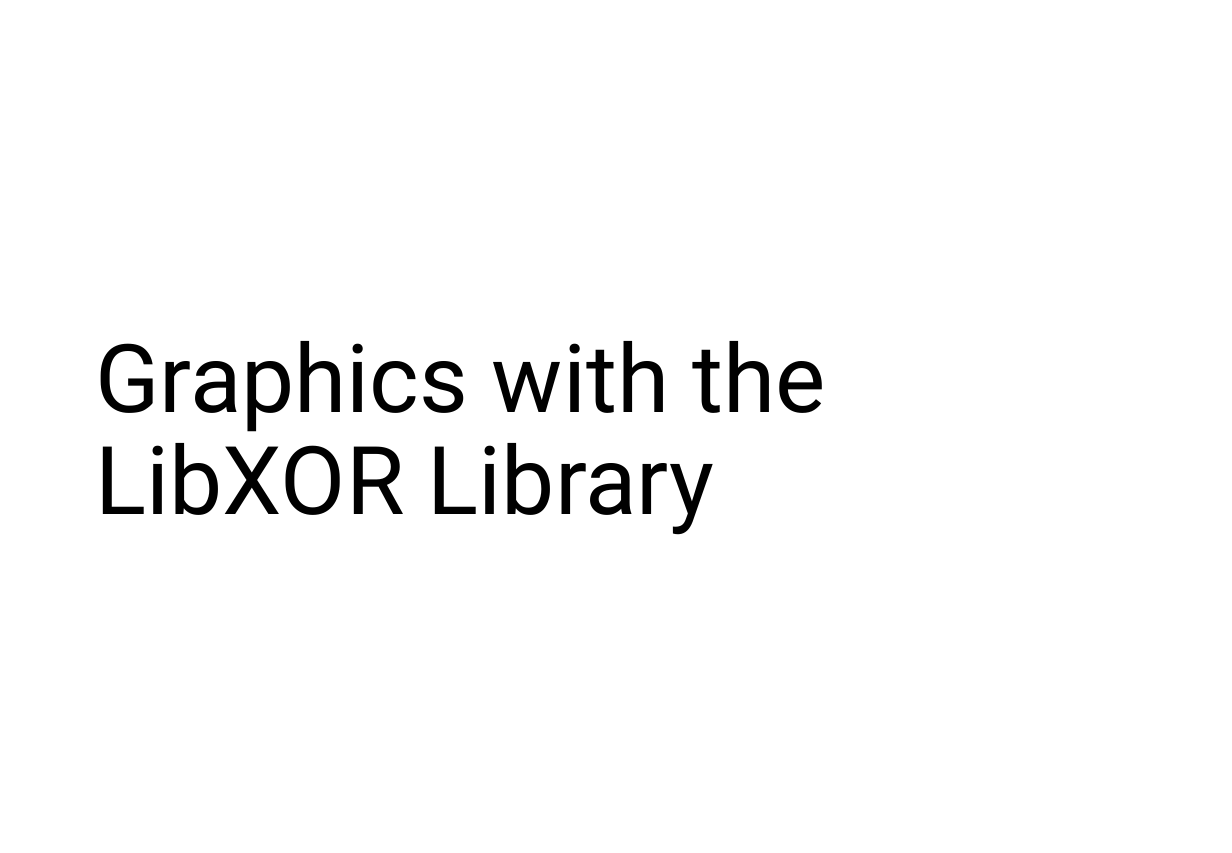
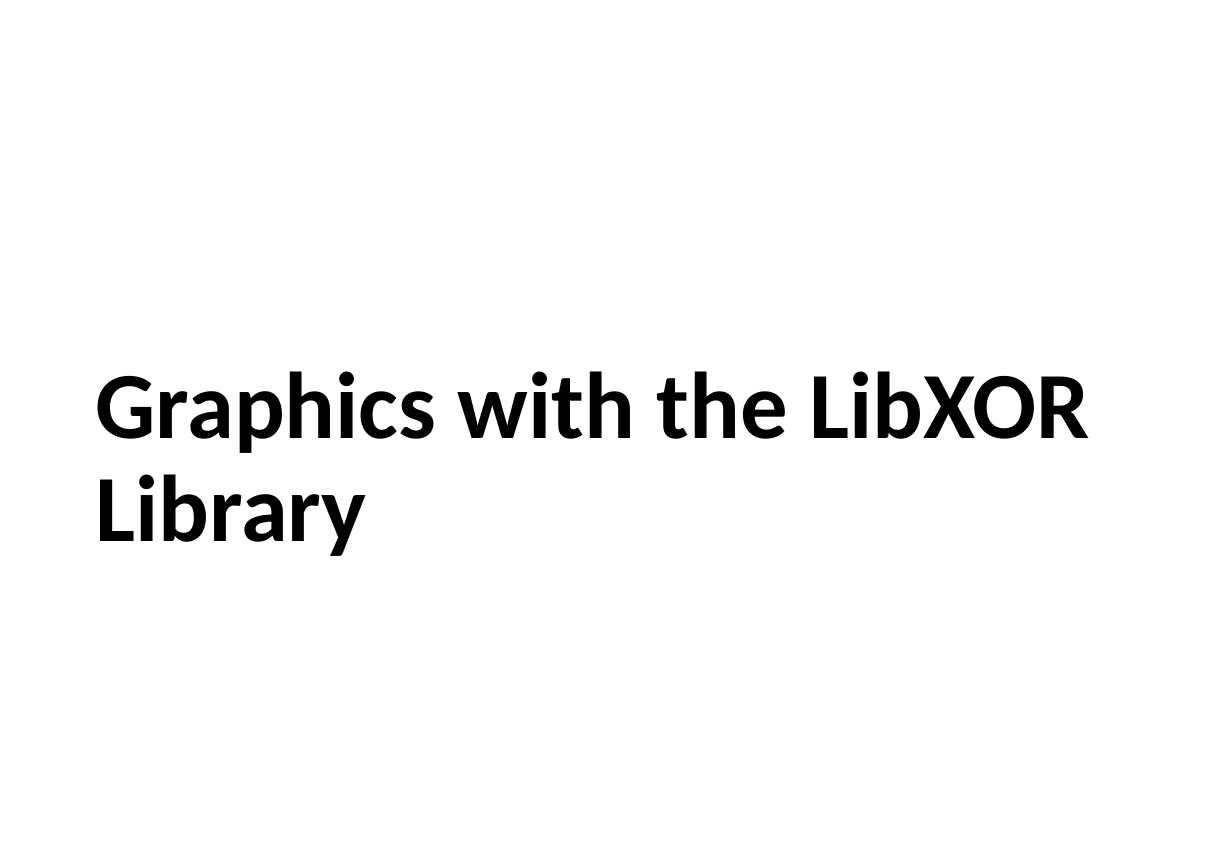
Before and after one commit to RahidZaman/cs481681-cgr, a slide deck: slide 17 of slides/class02-graphics-libxor.pptx. Drawn at 1232x853 pixels with LibreOffice and Linux fonts; fonts in the diff are those of the drawing; background and template pictures are left out. Boxes give left, top, right and bottom in pixels: in the first picture for what was removed or moved away, otherwise in the second. Text is boxed around its words. In the diff, an @@ line names an element or a change of style, - is before the commit and + after.

```diff
--- a/slides/class02-graphics-libxor.pptx
+++ b/slides/class02-graphics-libxor.pptx
@@ title "Graphics with the LibXOR Library": place and size @@
-title "Graphics with the LibXOR Library" at [95, 341, 826, 535]
+title "Graphics with the LibXOR Library" at [95, 371, 1089, 556]
@@ title "Graphics with the LibXOR Library" at [95, 371, 1089, 556]: font Roboto to Calibri, bold on @@
```
Also in this commit, not shown: 16 other slides changed, 2 slides added, 1 slide removed, 16 other files.
